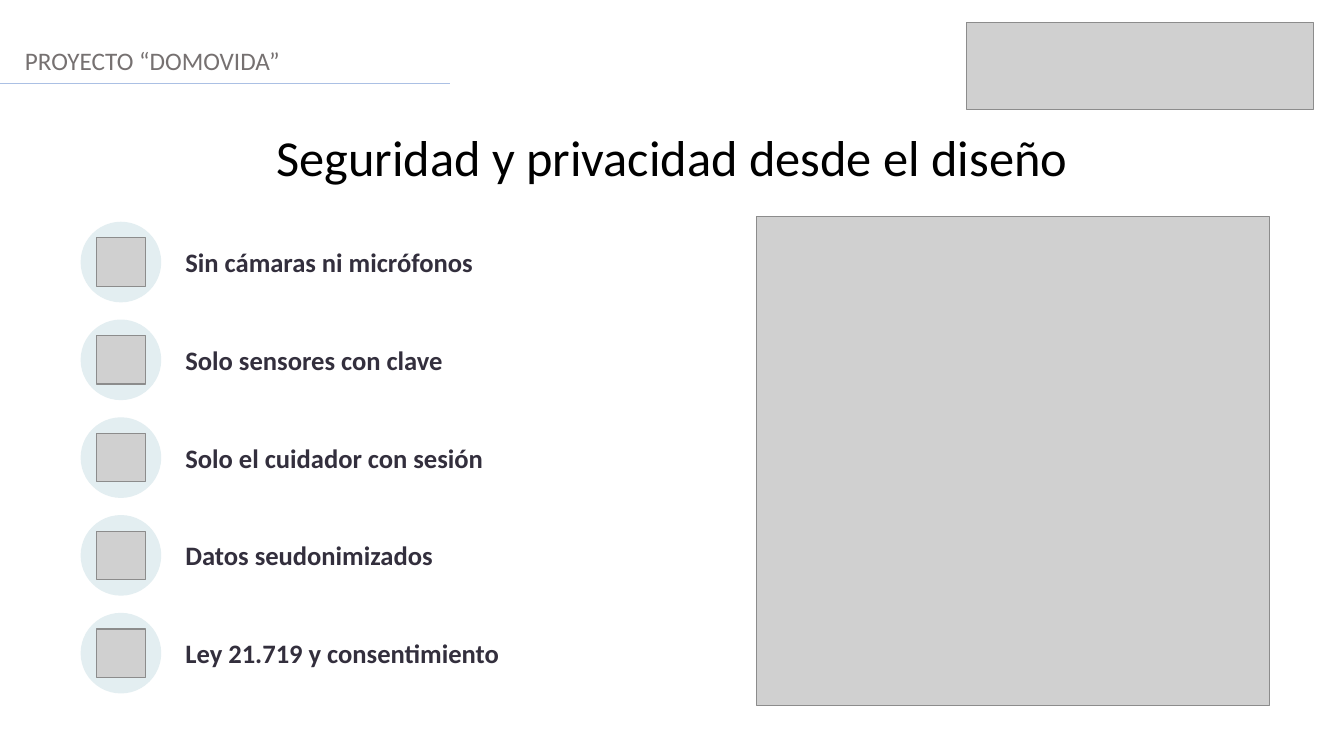
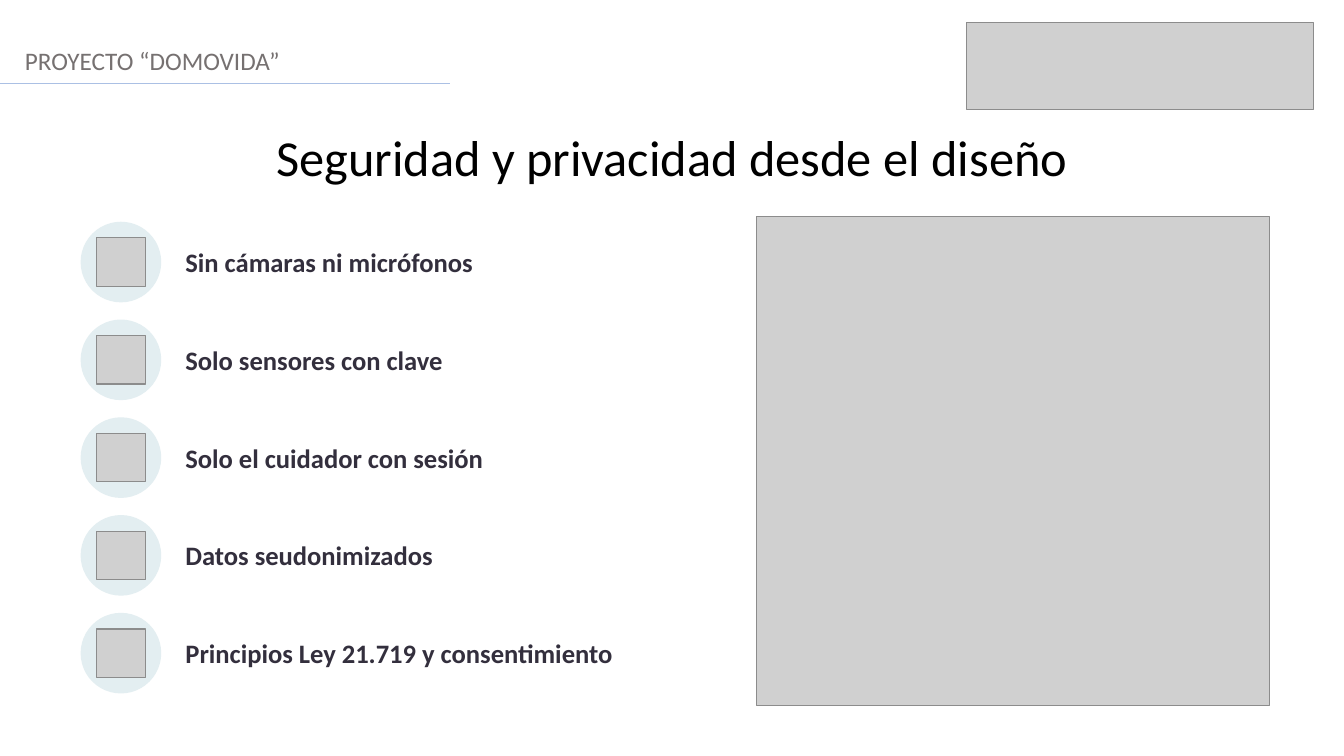
Before and after one commit to AndresVergara74/domovida-backend, a slide deck: slide 14 of docs/fase2/evidencias_proyecto/presentacion/VERGARA_ANDRES_Presentacion_Proyecto_APT_DomoVida.pptx. Drawn at 1344x756 pixels with LibreOffice and Linux fonts; fonts in the diff are those of the drawing; grey boxes stand for pictures. Boxes give left, top, right and bottom in pixels: in the first picture for what was removed or moved away, otherwise in the second. Text is boxed around its words. In the diff, an @@ line names an element or a change of style, - is before the commit and + after.

```diff
--- a/docs/fase2/evidencias_proyecto/presentacion/VERGARA_ANDRES_Presentacion_Proyecto_APT_DomoVida.pptx
+++ b/docs/fase2/evidencias_proyecto/presentacion/VERGARA_ANDRES_Presentacion_Proyecto_APT_DomoVida.pptx
@@ text at [185,644,613,667]: text changed @@
-Ley 21.719 y consentimiento
+Principios Ley 21.719 y consentimiento
```
Also in this commit, not shown: 4 other slides changed, 4 other files.
